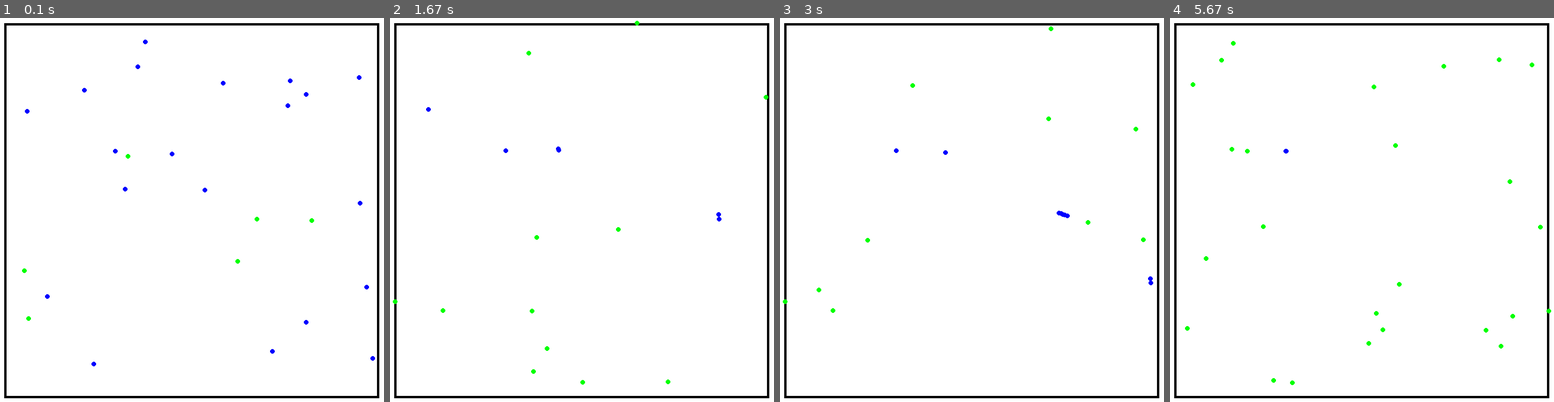
Above: before the commit, frames 1-4 (left to right).
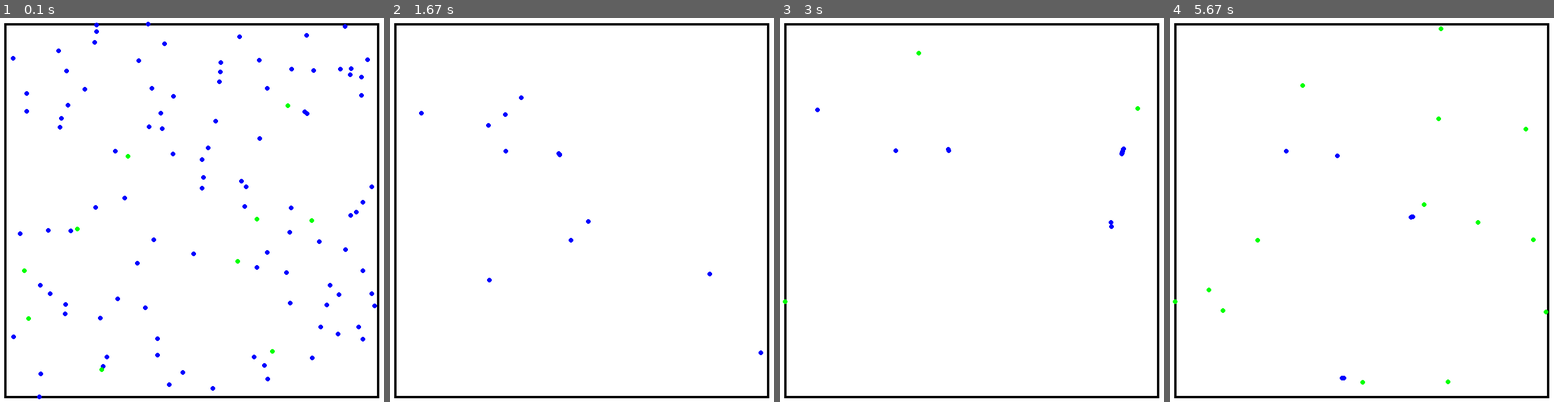
Above: after the commit, the same moments.

Repository: LeoBasov/live-sim
Game: pygame game, started from app/gui_pygame/main.py
The game is run twice, just before and just after one commit, with the same random seed, the same clock (stepped at 60 frames per second) and the same inputs.
Inputs:
- Up to frame 1 (0.1 s): no input
- Up to frame 2 (1.67 s): tap Space at 0.33, 0.73, 1.03, 1.23, 1.57 s
- Up to frame 3 (3 s): tap Space at 1.87, 2.07, 2.37, 2.63, 2.97 s
- Up to frame 4 (5.67 s): tap Space at 3.27, 3.4, 3.8, 4.1, 4.47, 4.87, 5.17, 5.37 s

The runs differ from the first frame. In frame 1, 1.3% of the frame differs, in the area x 2-99%, y 0-100%; in frame 2, 0.3%; in frame 3, 0.3%; in frame 4, 0.5%.

Commit message:
Added pause button.

Diff:
--- a/app/gui_pygame/main.py
+++ b/app/gui_pygame/main.py
@@ -39,6 +39,8 @@
 	wrld.generate_creatures(creature_number, creature_sense, creature_speed, creature_size)
 	wrld.generate_food(food_number)
 
+	RUN = False
+
 	while True: # the main game loop
 		DISPLAYSURF.fill(WHITE)
 		draw_frame(DISPLAYSURF)
@@ -55,14 +57,18 @@
 			if event.type == QUIT:
 				pygame.quit()
 				sys.exit()
+			elif event.type == KEYDOWN:
+				if event.key == K_SPACE:
+					RUN = not RUN
 
 		pygame.display.update()
 		fps_clock.tick(FPS)
 
-		wrld.update()
+		if RUN:
+			wrld.update()
 
-		if wrld.time == 0 and len(wrld.creatures) > 0:
-			wrld.generate_food(food_number)
+			if wrld.time == 0 and len(wrld.creatures) > 0:
+				wrld.generate_food(food_number)
 
 def draw_frame(display_surf):
 	pygame.draw.rect(display_surf, (0, 0, 0), (25, 25, 850 - 50, 850 - 50), 5)
